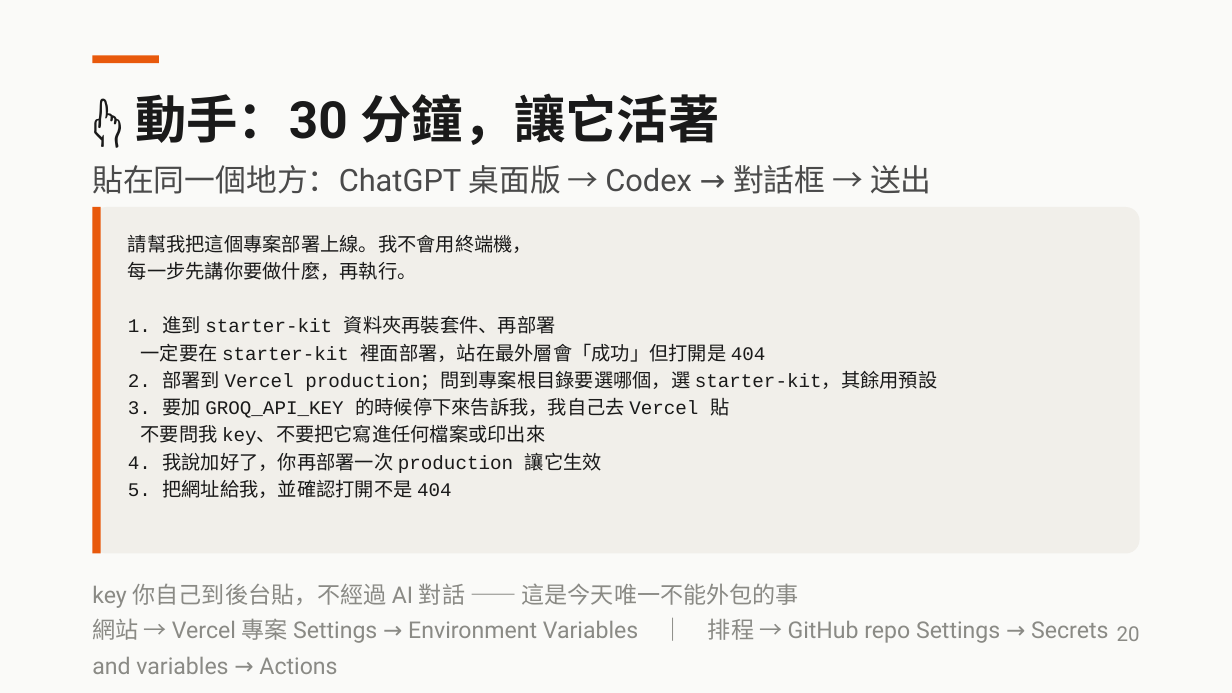
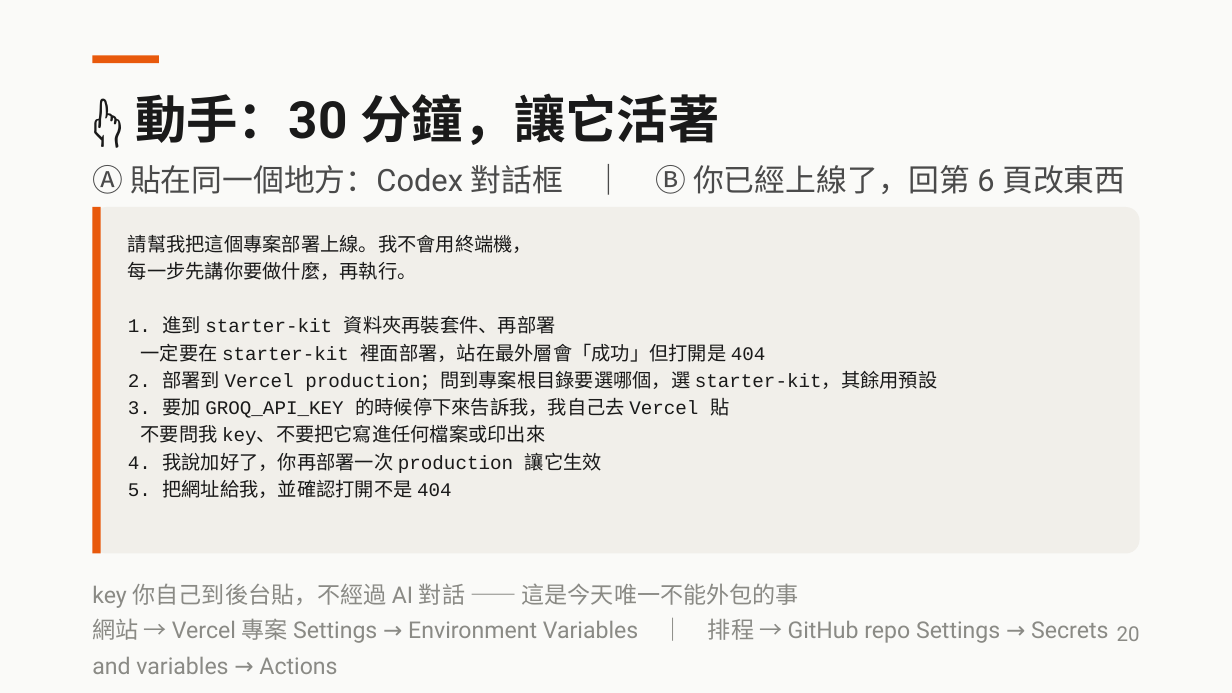
Before and after one commit to aaron20010920/unext-ai-dev-workshop, a slide deck: slide 20 of slides/2026-08-13-AI開發實戰.pptx. Drawn at 1232x693 pixels with LibreOffice and Linux fonts; fonts in the diff are those of the drawing. Boxes give left, top, right and bottom in pixels: in the first picture for what was removed or moved away, otherwise in the second. Text is boxed around its words. In the diff, an @@ line names an element or a change of style, - is before the commit and + after.

```diff
--- a/slides/2026-08-13-AI開發實戰.pptx
+++ b/slides/2026-08-13-AI開發實戰.pptx
@@ text at (92,165,1125,194): text changed @@
-貼在同一個地方：ChatGPT 桌面版 → Codex → 對話框 → 送出
+Ⓐ 貼在同一個地方：Codex 對話框 ｜ Ⓑ 你已經上線了，回第 6 頁改東西那步
```
Also in this commit, not shown: 3 other files.
